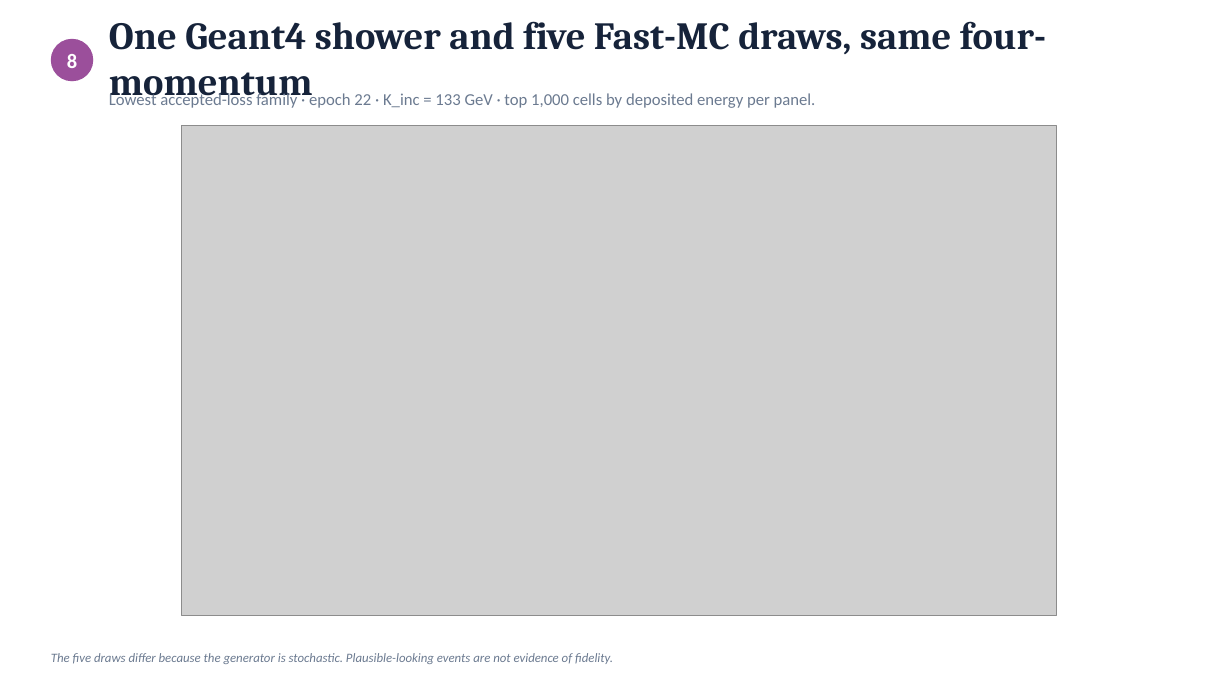
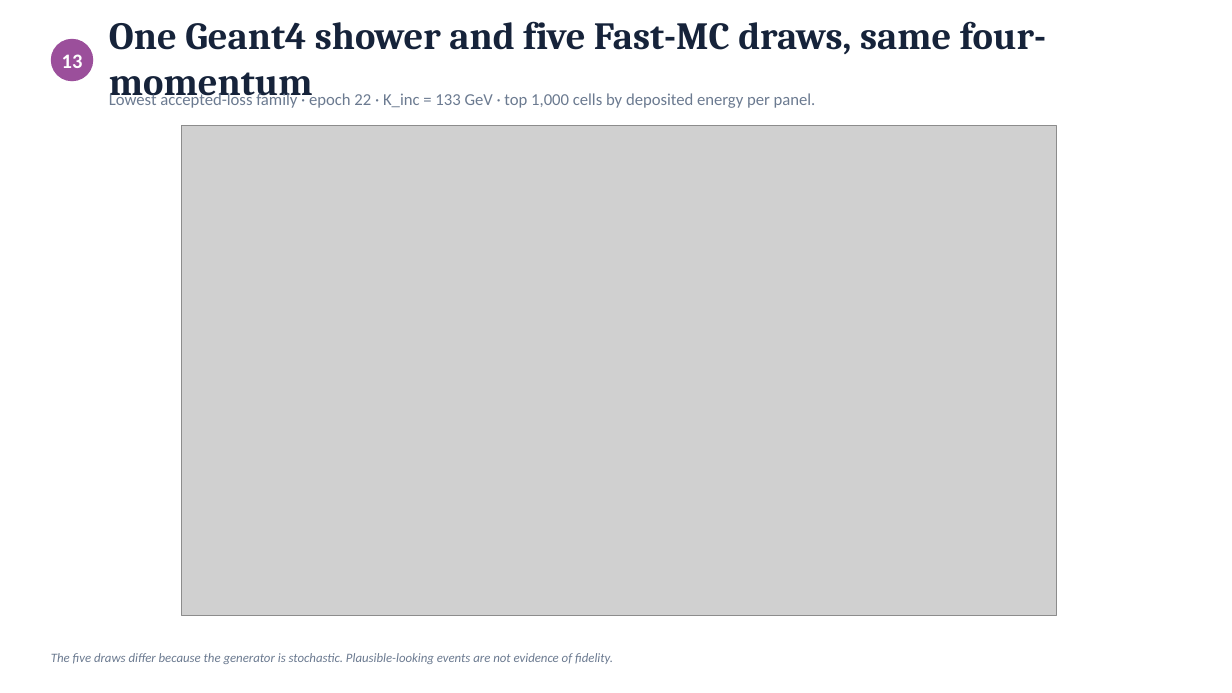
Before and after one commit to JulianAttemptsCoding/Fast-MC-CBSC, a slide deck: slide 14 of exhibition/current/presentations/CBSC_ZDC_status_update_20260805.pptx (slide 9 before the commit). Drawn at 1232x693 pixels with LibreOffice and Linux fonts; fonts in the diff are those of the drawing; grey boxes stand for pictures. Boxes give left, top, right and bottom in pixels: in the first picture for what was removed or moved away, otherwise in the second. Text is boxed around its words. In the diff, an @@ line names an element or a change of style, - is before the commit and + after.

```diff
--- a/exhibition/current/presentations/CBSC_ZDC_status_update_20260805.pptx
+++ b/exhibition/current/presentations/CBSC_ZDC_status_update_20260805.pptx
@@ text at [62,54,83,68]: text changed @@
-8
+13
```
Also in this commit, not shown: 3 other slides changed, 5 slides added, 5 other files.
